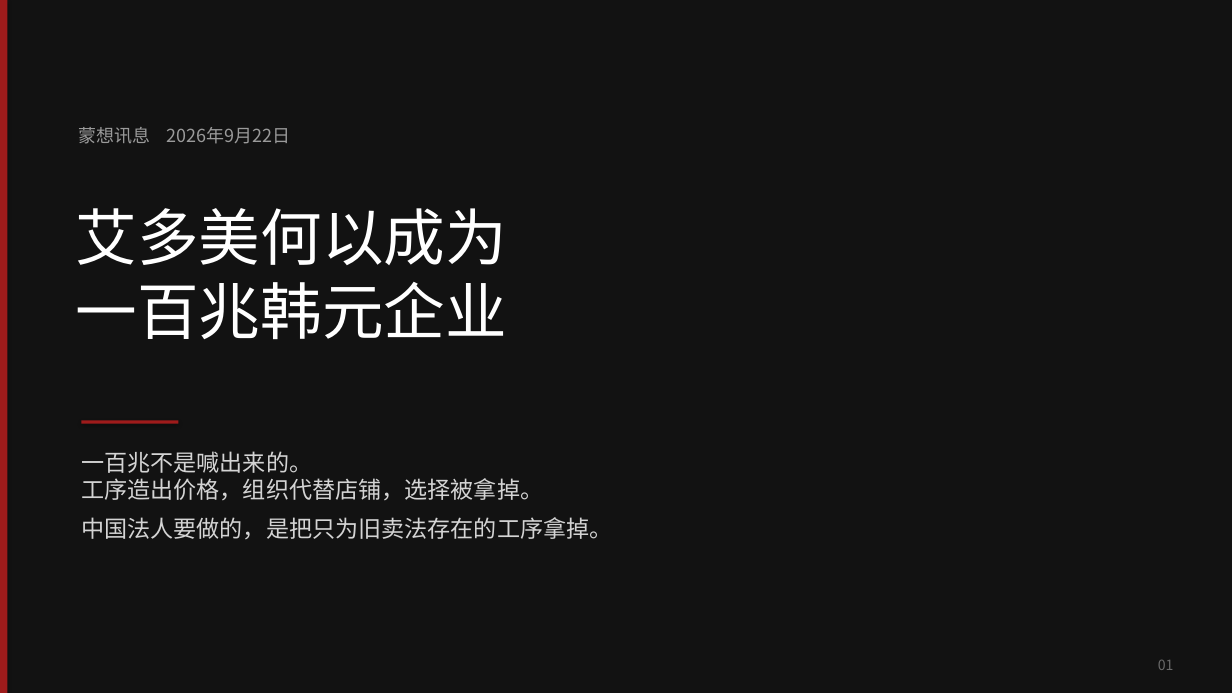
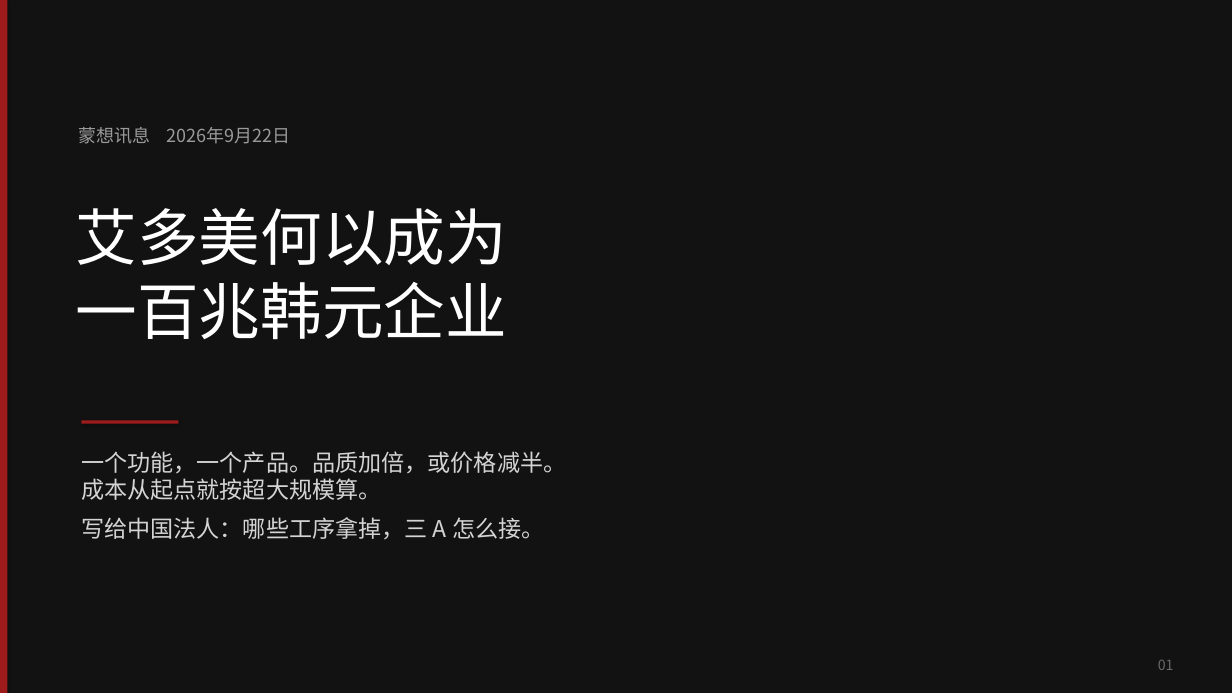
Before and after one commit to headshot9999/xiaoyi, a slide deck: slide 1 of 艾多美何以成为100兆韩元企业.pptx. Drawn at 1232x693 pixels with LibreOffice and Linux fonts; fonts in the diff are those of the drawing. Boxes give left, top, right and bottom in pixels: in the first picture for what was removed or moved away, otherwise in the second. Text is boxed around its words. In the diff, an @@ line names an element or a change of style, - is before the commit and + after.

```diff
--- a/艾多美何以成为100兆韩元企业.pptx
+++ b/艾多美何以成为100兆韩元企业.pptx
@@ text at [81,451,566,539]: text changed @@
-一百兆不是喊出来的。
-工序造出价格，组织代替店铺，选择被拿掉。
-中国法人要做的，是把只为旧卖法存在的工序拿掉。
+一个功能，一个产品。品质加倍，或价格减半。
+成本从起点就按超大规模算。
+写给中国法人：哪些工序拿掉，三 A 怎么接。
```
Also in this commit, not shown: 10 other slides changed, 1 slide added, 12 slides removed, 2 other files.
